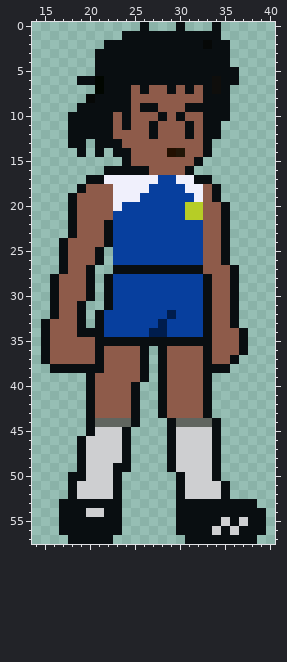
Two states of a pixel-art sprite, animations/marcos/1.png. The picture above was drawn from the file before the commit.
The file is 35x58 pixels. Colours within 5 levels of each other are drawn and written as one. Shown: x 14..40, y 0..57. The old version is drawn lined up with the new one, on the new canvas.
The result:
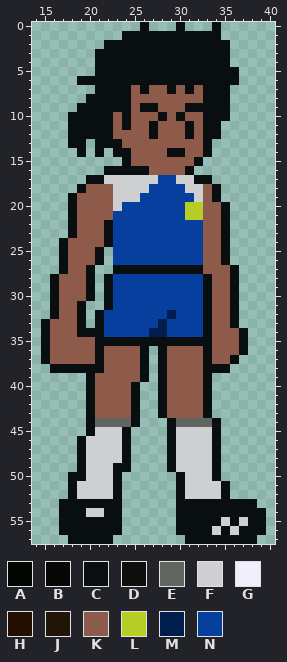
Palette (. is transparent): A #010600  B #060807  C #090e11  D #0f0e0c  E #60655f  F #cecfd1  G #f0f0fc  H #220f00  J #211507  K #8e5b4a  L #b6cd26  M #001d4d  N #073f9e
Difference:
canvas 35x58 -> 55x58, the old top-left corner now at 10,0
The edit turns colour A into colour C in rows 6 to 7 at x 21.
The edit turns colour B into colour C in row 2 at x 33; in row 8 at x 20.
The edit turns colour D into colour C in rows 6 to 7 at x 34.
The edit turns colour H into colour C in row 14 at x 29.
The edit turns colour J into colour C in row 14 at x 30.
The edit turns colour G into colour F in row 17 at x 22 to 27 and 30 to 31; in row 18 at x 23 to 26 and 31 to 32; in row 19 at x 23 to 25 and 32; in row 20 at x 23.
Where, in picture pixels (left, top, right, bottom), the same in both pictures:
changed: (203, 40, 212, 49)
changed: (86, 76, 104, 103)
changed: (212, 76, 221, 94)
changed: (104, 148, 203, 211)
